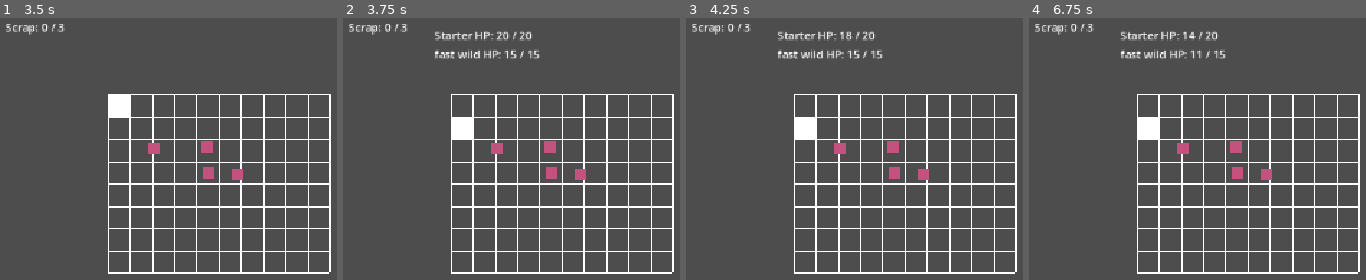
Above: before the commit, frames 1-4 (left to right).
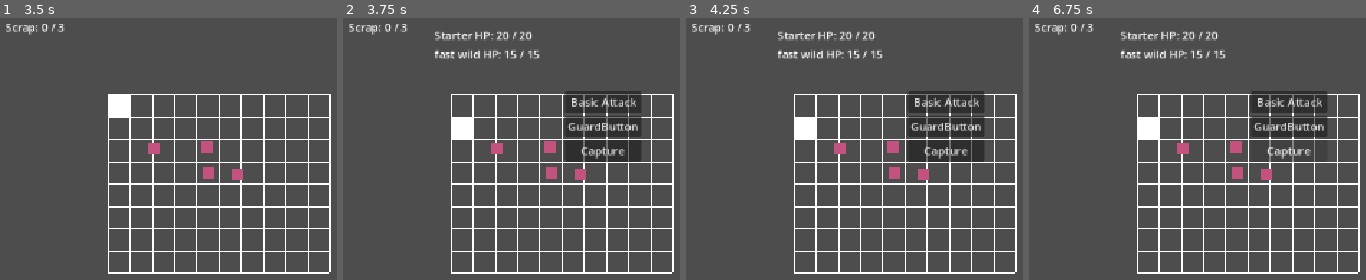
Above: after the commit, the same moments.

Repository: LionNaiman/Scraptures
Game: Godot game, scene res://scenes/main.tscn
Same seed, same stepped clock (60 frames per second), same inputs: the game is played once before the commit and once after it.
Inputs (mouse positions are in pixels of both pictures, inside the frame that each line leads up to):
- Up to frame 1 (3.5 s): tap Enter at 0.5, 2 s; hold D (move_right) 0.53-1.28 s; hold A (battle_basic_attack, bound only before the commit) 0.53-1.28 s; tap G (battle_guard, bound only before the commit) at 0.8, 1.35, 2.3, 2.85 s; tap Space at 1.25, 2.75 s; hold S (move_down) 1.28-2.03 s; tap A (battle_basic_attack, bound only before the commit) at 1.55, 3.05 s; hold D (move_right) 2.03-2.78 s; hold A (battle_basic_attack, bound only before the commit) 2.03-2.78 s; hold W (move_up) from 2.78 s (still down)
- Up to frame 2 (3.75 s): tap Enter at 3.5 s; release W (move_up) at 3.53 s; hold S (move_down) from 3.53 s (still down); hold B (test_battle) from 3.53 s (still down)
- Up to frame 3 (4.25 s): keep holding S (move_down); keep holding B (test_battle); tap G (battle_guard, bound only before the commit) at 3.8 s; tap I (inventory) at 4.15 s
- Up to frame 4 (6.75 s): release S (move_down) at 4.25 s; release B (test_battle) at 4.25 s; click (1288, 101) at 4.25 s, where only the run after the commit has a clickable "Basic Attack"; click (1288, 125) at 5 s, where only the run after the commit has a clickable "GuardButton"; click (1288, 151) at 5.75 s, where only the run after the commit has a clickable "Capture"; tap Space at 6.5 s; hold S (move_down) from 6.53 s (still down); tap A (battle_basic_attack, bound only before the commit) at 6.6 s

Frame 1 is identical in both runs. In frame 2, 5.0% of the frame differs, in the area x 65-89%, y 27-55%; in frame 3, 5.1%, in the area x 45-89%, y 5-55%; in frame 4, 3.7%.

Commit message:
Complete Week 4 module moves and capture

Diff:
--- a/project.godot
+++ b/project.godot
@@ -56,16 +56,6 @@
 "events": [Object(InputEventKey,"resource_local_to_scene":false,"resource_name":"","device":16,"window_id":0,"alt_press …(190 unchanged characters)…
 ]
 }
-battle_basic_attack={
-"deadzone": 0.2,
-"events": [Object(InputEventKey,"resource_local_to_scene":false,"resource_name":"","device":16,"window_id":0,"alt_pressed":false,"shift_pressed":false,"ctrl_pressed":false,"meta_pressed":false,"pressed":false,"keycode":0,"physical_keycode":65,"key_label":0,"unicode":0,"location":0,"echo":false,"script":null)
-]
-}
-battle_guard={
-"deadzone": 0.2,
-"events": [Object(InputEventKey,"resource_local_to_scene":false,"resource_name":"","device":16,"window_id":0,"alt_pressed":false,"shift_pressed":false,"ctrl_pressed":false,"meta_pressed":false,"pressed":false,"keycode":0,"physical_keycode":71,"key_label":0,"unicode":0,"location":0,"echo":false,"script":null)
-]
-}
 
 [physics]
 
--- a/resources/modules/armor_plate.tres
+++ b/resources/modules/armor_plate.tres
@@ -1,9 +1,11 @@
 [gd_resource type="Resource" script_class="ModuleDefinition" format=3 uid="uid://ceq3d6m8ybcja"]
 
+[ext_resource type="Resource" uid="uid://1mvj3opof7ae" path="res://resources/moves/brace.tres" id="1_iwemt"]
 [ext_resource type="Script" uid="uid://c7n34hvsqloye" path="res://scripts/modules/module_definition.gd" id="1_owhxt"]
 
 [resource]
 script = ExtResource("1_owhxt")
 display_name = "Armor Plate"
 max_health_bonus = 10
+granted_move = ExtResource("1_iwemt")
 metadata/_custom_type_script = "uid://c7n34hvsqloye"
--- a/resources/modules/battery.tres
+++ b/resources/modules/battery.tres
@@ -1,8 +1,10 @@
 [gd_resource type="Resource" script_class="ModuleDefinition" format=3 uid="uid://b52gfnih0jcfd"]
 
+[ext_resource type="Resource" uid="uid://dhyhwwxo00q8k" path="res://resources/moves/battery_arc.tres" id="1_37i7f"]
 [ext_resource type="Script" uid="uid://c7n34hvsqloye" path="res://scripts/modules/module_definition.gd" id="1_m6s5u"]
 
 [resource]
 script = ExtResource("1_m6s5u")
 display_name = "Battery"
+granted_move = ExtResource("1_37i7f")
 metadata/_custom_type_script = "uid://c7n34hvsqloye"
--- a/resources/modules/engine.tres
+++ b/resources/modules/engine.tres
@@ -1,5 +1,6 @@
 [gd_resource type="Resource" script_class="ModuleDefinition" format=3 uid="uid://cx1w0b7c0nuw"]
 
+[ext_resource type="Resource" uid="uid://6xvi2lmgs6gx" path="res://resources/moves/engine_ram.tres" id="1_a4gn2"]
 [ext_resource type="Script" uid="uid://c7n34hvsqloye" path="res://scripts/modules/module_definition.gd" id="1_n2snp"]
 
 [resource]
@@ -7,4 +8,5 @@
 script = ExtResource("1_n2snp")
 display_name = "Engine"
 speed_bonus = 2
+granted_move = ExtResource("1_a4gn2")
 metadata/_custom_type_script = "uid://c7n34hvsqloye"
--- /dev/null
+++ b/resources/moves/battery_arc.tres
@@ -0,0 +1,9 @@
+[gd_resource type="Resource" script_class="MoveDefinition" format=3 uid="uid://dhyhwwxo00q8k"]
+
+[ext_resource type="Script" uid="uid://c8p2yw6s5nq3b" path="res://scripts/moves/move_definition.gd" id="1_dew1w"]
+
+[resource]
+script = ExtResource("1_dew1w")
+display_name = "Arc Pulse"
+damage = 5
+metadata/_custom_type_script = "uid://c8p2yw6s5nq3b"
--- /dev/null
+++ b/resources/moves/brace.tres
@@ -0,0 +1,9 @@
+[gd_resource type="Resource" script_class="MoveDefinition" format=3 uid="uid://1mvj3opof7ae"]
+
+[ext_resource type="Script" uid="uid://c8p2yw6s5nq3b" path="res://scripts/moves/move_definition.gd" id="1_775vk"]
+
+[resource]
+script = ExtResource("1_775vk")
+display_name = "Brace"
+move_kind = 1
+metadata/_custom_type_script = "uid://c8p2yw6s5nq3b"
--- /dev/null
+++ b/resources/moves/engine_ram.tres
@@ -0,0 +1,8 @@
+[gd_resource type="Resource" script_class="MoveDefinition" format=3 uid="uid://6xvi2lmgs6gx"]
+
+[ext_resource type="Script" uid="uid://c8p2yw6s5nq3b" path="res://scripts/moves/move_definition.gd" id="1_mr8hj"]
+
+[resource]
+script = ExtResource("1_mr8hj")
+display_name = "Engine Ram"
+damage = 6
--- a/scenes/Battle/Battle.tscn
+++ b/scenes/Battle/Battle.tscn
@@ -24,3 +24,35 @@
 
 [node name="ResultLabel" type="Label" parent="BattleUI/HealthDisplay" unique_id=1432090024]
 layout_mode = 2
+
+[node name="ActionMenu" type="VBoxContainer" parent="BattleUI" unique_id=455589243]
+offset_left = 324.0
+offset_top = 114.0
+offset_right = 411.0
+offset_bottom = 213.0
+
+[node name="BasicAttackButton" type="Button" parent="BattleUI/ActionMenu" unique_id=1773785302]
+layout_mode = 2
+text = "Basic Attack"
+
+[node name="GuardButton" type="Button" parent="BattleUI/ActionMenu" unique_id=151897702]
+layout_mode = 2
+text = "GuardButton"
+
+[node name="CaptureButton" type="Button" parent="BattleUI/ActionMenu" unique_id=264168664]
+layout_mode = 2
+text = "Capture"
+
+[node name="ModuleMove1Button" type="Button" parent="BattleUI/ActionMenu" unique_id=1224242716]
+layout_mode = 2
+text = "Module Move"
+
+[node name="ModuleMove2Button" type="Button" parent="BattleUI/ActionMenu" unique_id=986066031]
+layout_mode = 2
+text = "Module Move 2"
+
+[connection signal="pressed" from="BattleUI/ActionMenu/BasicAttackButton" to="." method="_on_basic_attack_button_pressed"]
+[connection signal="pressed" from="BattleUI/ActionMenu/GuardButton" to="." method="_on_guard_button_pressed"]
+[connection signal="pressed" from="BattleUI/ActionMenu/CaptureButton" to="." method="_on_capture_button_pressed"]
+[connection signal="pressed" from="BattleUI/ActionMenu/ModuleMove1Button" to="." method="_on_module_move_1_button_pressed"]
+[connection signal="pressed" from="BattleUI/ActionMenu/ModuleMove2Button" to="." method="_on_module_move_2_button_pressed"]
--- a/scenes/ui/InventoryScreen.tscn
+++ b/scenes/ui/InventoryScreen.tscn
@@ -18,6 +18,13 @@
 offset_bottom = 40.0
 
 [node name="Content" type="VBoxContainer" parent="Panel" unique_id=1327367449]
+layout_mode = 2
+
+[node name="PartyTitle" type="Label" parent="Panel/Content" unique_id=195926015]
+layout_mode = 2
+text = "Party"
+
+[node name="PartyOptionButton" type="OptionButton" parent="Panel/Content" unique_id=742067863]
 layout_mode = 2
 
 [node name="AvailableModulesTitle" type="Label" parent="Panel/Content" unique_id=551685738]
@@ -45,6 +52,7 @@
 visible = true
 layout_mode = 2
 
+[connection signal="item_selected" from="Panel/Content/PartyOptionButton" to="." method="_on_party_option_button_item_selected"]
 [connection signal="item_selected" from="Panel/Content/AvailableModulesOptionButton" to="." method="_on_available_modules_option_button_item_selected"]
 [connection signal="pressed" from="Panel/Content/EquipButton" to="." method="_on_equip_button_pressed"]
 [connection signal="item_selected" from="Panel/Content/EquippedModulesOptionButton" to="." method="_on_equipped_modules_option_button_item_selected"]
--- a/scripts/Battle/battle.gd
+++ b/scripts/Battle/battle.gd
@@ -1,6 +1,7 @@
 class_name Battle
 extends Node
 signal battle_ended
+signal scrapture_captured(scrapture: ScraptureRuntime)
 
 enum BattleState {
 	INACTIVE,
@@ -11,7 +12,8 @@
 
 enum BattleAction {
 	BASIC_ATTACK,
-	GUARD
+	GUARD,
+	GRANTED_MOVE
 }
 
 const BASIC_ATTACK_DAMAGE: int = 4
@@ -30,8 +32,17 @@
 @onready var result_label: Label = (
 	$BattleUI/HealthDisplay/ResultLabel
 )
-@onready var battle_ui: CanvasLayer = $BattleUI
-
+@onready var battle_ui: CanvasLayer = $BattleUI # UI layer for the battle UI
+@onready var module_move_1_button: Button = (
+	$BattleUI/ActionMenu/ModuleMove1Button
+)
+@onready var module_move_2_button: Button = (
+	$BattleUI/ActionMenu/ModuleMove2Button
+)
+
+@onready var action_menu: VBoxContainer = (
+	$BattleUI/ActionMenu
+)
 
 
 
@@ -45,8 +56,10 @@
 	player: ScraptureRuntime,
 	enemy: ScraptureRuntime
 ) -> void:
+	action_menu.visible = true
 	player_scrapture = player
 	enemy_scrapture = enemy
+	update_module_move_buttons()
 	battle_ui.visible = true
 	current_state = BattleState.WAITING_FOR_PLAYER_ACTION
 	result_label.text = ""
@@ -59,6 +72,10 @@
 	)
 
 	print("Waiting for player action.")
+	var granted_moves: Array[MoveDefinition] = player_scrapture.get_granted_moves()
+
+	for move: MoveDefinition in granted_moves:
+		print("Granted move: ", move.display_name)
 	update_health_display()
 	result_label.text = ""
 
@@ -97,8 +114,8 @@
 ) -> void:
 	if current_state == BattleState.ENDED:
 		return
+
 	defender.take_damage(damage)
-
 
 	print(
 		attacker.definition.display_name,
@@ -114,6 +131,7 @@
 		" HP: ",
 		defender.current_health
 	)
+
 	if defender.is_defeated():
 		print(
 			defender.definition.display_name,
@@ -121,10 +139,15 @@
 		)
 		end_battle(defender)
 
+func get_guarded_damage(damage: int) -> int:
+	return maxi(1, int(damage * 0.5))
+
+
+
 
 func end_battle(defeated_scrapture: ScraptureRuntime) -> void:
 	current_state = BattleState.ENDED
-
+	action_menu.visible = false
 	if defeated_scrapture == enemy_scrapture:
 		print("Player won the battle.")
 		result_label.text = "Victory!"
@@ -143,8 +166,17 @@
 
 
 
-func perform_round(player_action: BattleAction) -> void:
+func perform_round(
+	player_action: BattleAction,
+	selected_move: MoveDefinition = null
+) -> void:
 	if current_state != BattleState.WAITING_FOR_PLAYER_ACTION:
+		return
+	if (
+		player_action == BattleAction.GRANTED_MOVE
+		and selected_move == null
+	):
+
 		return
 
 	current_state = BattleState.RESOLVING
@@ -187,7 +219,8 @@
 		perform_basic_attack(
 			player_scrapture,
 			enemy_scrapture,
-			GUARDED_DAMAGE
+			get_guarded_damage(BASIC_ATTACK_DAMAGE)
+
 		)
 
 	elif (
@@ -197,13 +230,165 @@
 		perform_basic_attack(
 			enemy_scrapture,
 			player_scrapture,
-			GUARDED_DAMAGE
-		)
-
-	update_health_display()
+			get_guarded_damage(BASIC_ATTACK_DAMAGE)
+		)
+	elif (
+		player_action == BattleAction.GRANTED_MOVE
+		and enemy_action == BattleAction.GUARD
+	):
+
+
+		print(
+			player_scrapture.definition.display_name,
+			" uses ",
+			selected_move.display_name,
+			"."
+		)
+
+		perform_basic_attack(
+			player_scrapture,
+			enemy_scrapture,
+			get_guarded_damage(selected_move.damage)
+		)
+	elif (
+		player_action == BattleAction.GRANTED_MOVE
+		and enemy_action == BattleAction.BASIC_ATTACK
+	):
+		var first_scrapture: ScraptureRuntime = get_first_scrapture()
+
+		if first_scrapture == player_scrapture:
+			print(
+				player_scrapture.definition.display_name,
+				" uses ",
+				selected_move.display_name,
+				"."
+			)
+
+			perform_basic_attack(
+				player_scrapture,
+				enemy_scrapture,
+				selected_move.damage
+			)
+
+			if current_state != BattleState.ENDED:
+				perform_basic_attack(
+					enemy_scrapture,
+					player_scrapture
+				)
+
+		else:
+			perform_basic_attack(
+				enemy_scrapture,
+				player_scrapture
+			)
+
+			if current_state != BattleState.ENDED:
+				print(
+					player_scrapture.definition.display_name,
+					" uses ",
+					selected_move.display_name,
+					"."
+				)
+
+				perform_basic_attack(
+					player_scrapture,
+					enemy_scrapture,
+					selected_move.damage
+				)
+
+		update_health_display()
 
 	if current_state != BattleState.ENDED:
 		current_state = BattleState.WAITING_FOR_PLAYER_ACTION
+
+func perform_granted_move_round(
+	move: MoveDefinition = null
+) -> void:
+	if current_state != BattleState.WAITING_FOR_PLAYER_ACTION:
+		return
+
+	var granted_moves: Array[MoveDefinition] = (
+		player_scrapture.get_granted_moves()
+	)
+
+	if granted_moves.is_empty():
+		print("No module-granted move available.")
+		return
+
+	var selected_move: MoveDefinition = move
+
+	if selected_move == null:
+		selected_move = granted_moves[0]
+
+	if not granted_moves.has(selected_move):
+		print("Move is not currently available.")
+		return
+
+	if selected_move.move_kind == MoveDefinition.MoveKind.GUARD:
+		print(
+			player_scrapture.definition.display_name,
+			" uses ",
+			selected_move.display_name,
+			"."
+		)
+
+		perform_round(BattleAction.GUARD)
+		return
+
+	perform_round(
+		BattleAction.GRANTED_MOVE,
+		selected_move
+	)
+
+func can_capture_enemy() -> bool: # check if the enemy is close to being defeated
+	if enemy_scrapture == null:
+		return false
+
+	if enemy_scrapture.is_defeated():
+		return false
+
+	var capture_threshold: float = (
+		enemy_scrapture.get_final_max_health() * 0.30
+	)
+
+	return enemy_scrapture.current_health <= capture_threshold
+
+func perform_capture_attempt() -> void:
+	if current_state != BattleState.WAITING_FOR_PLAYER_ACTION:
+		return
+
+	if not can_capture_enemy():
+		print("Capture failed. Weaken the enemy first.")
+		return
+
+	current_state = BattleState.ENDED
+	action_menu.visible = false
+	print(
+		"Captured ",
+		enemy_scrapture.definition.display_name,
+		"!"
+	)
+
+	result_label.text = "Captured!"
+
+	scrapture_captured.emit(enemy_scrapture)
+	battle_ended.emit()
+
+func perform_granted_move_at_index(index: int) -> void:
+	if current_state != BattleState.WAITING_FOR_PLAYER_ACTION:
+		return
+
+	var granted_moves: Array[MoveDefinition] = (
+		player_scrapture.get_granted_moves()
+	)
+
+	if index < 0 or index >= granted_moves.size():
+		print("No granted move at index: ", index)
+		return
+
+	var selected_move: MoveDefinition = granted_moves[index]
+
+	perform_granted_move_round(selected_move)
 
 
 #----------------------------- UI ---------------------------
@@ -224,3 +409,41 @@
 		+ " / "
 		+ str(enemy_scrapture.get_final_max_health())
 	)
+
+func update_module_move_buttons() -> void:
+	var granted_moves: Array[MoveDefinition] = (
+		player_scrapture.get_granted_moves()
+	)
+
+	module_move_1_button.visible = false
+	module_move_2_button.visible = false
+
+	if granted_moves.size() >= 1:
+		module_move_1_button.visible = true
+		module_move_1_button.text = (
+			granted_moves[0].display_name
+		)
+
+	if granted_moves.size() >= 2:
+		module_move_2_button.visible = true
+		module_move_2_button.text = (
+			granted_moves[1].display_name
+		)
+
+func _on_basic_attack_button_pressed() -> void:
+	perform_basic_attack_round()
+
+
+func _on_guard_button_pressed() -> void:
+	perform_guard_round()
+
+func _on_capture_button_pressed() -> void:
+	perform_capture_attempt()
+
+
+func _on_module_move_1_button_pressed() -> void:
+	perform_granted_move_at_index(0)
+
+
+func _on_module_move_2_button_pressed() -> void:
+	perform_granted_move_at_index(1)
--- a/scripts/main.gd
+++ b/scripts/main.gd
@@ -8,6 +8,8 @@
 var module_inventory: ModuleInventory = ModuleInventory.new() #this is the array that will be used to store the collected modules
 @export var starter_definition: ScraptureDefinition #this is the definition that will be used to store the starter scrapture
 var starter_scrapture: ScraptureRuntime #this is the scrapture that will be used to store the starter scrapture
+var scrapture_party: Array[ScraptureRuntime] = []
+var selected_scrapture: ScraptureRuntime #this is the scrapture that will be used to store the selected scrapture
 @export var fast_wild_definition: ScraptureDefinition #enemy var
 var enemy_scrapture: ScraptureRuntime
 @onready var inventory_screen: InventoryScreen = $InventoryScreen
@@ -20,16 +22,19 @@
 	update_scrap_label() #display the label text right away
 	create_starter_scrapture() #create the starter scrapture
 	battle.battle_ended.connect(_on_battle_ended) #battle ended signal connection
+	battle.scrapture_captured.connect(_on_scrapture_captured) #scrapture captured signal connection
 
 
 
 
 	# Display the scrapture and inventory
-	inventory_screen.display_scrapture(starter_scrapture) # Display the scrapture in the inventory screen
+	inventory_screen.display_scrapture(selected_scrapture) # Display the scrapture in the inventory screen
 	inventory_screen.display_inventory(module_inventory)
 	inventory_screen.equip_requested.connect(_on_equip_requested) #connect the equip requested signal to the _on_equip_requested function
 	inventory_screen.unequip_requested.connect(_on_unequip_requested) #connect the unequip requested signal to the _on_unequip_requested function
-
+	inventory_screen.scrapture_selected.connect(
+	_on_scrapture_selected
+)
 func _on_unequip_requested(module: ModuleDefinition) -> void:
 	var unequipped_successfully: bool = try_unequip_module_to_inventory(module)
 
@@ -42,10 +47,41 @@
 
 func _on_battle_ended() -> void:
 	player.set_process_unhandled_input(true)
-
-
-
-
+	print_party()
+
+func _on_scrapture_captured(scrapture: ScraptureRuntime) -> void:
+	if scrapture == null:
+		return
+
+	if scrapture_party.has(scrapture):
+		return
+
+	scrapture_party.append(scrapture)
+	inventory_screen.display_party(scrapture_party)
+
+	print(
+		"Added to party: ",
+		scrapture.definition.display_name
+	)
+
+	print(
+		"Party size: ",
+		scrapture_party.size()
+	)
+
+func _on_scrapture_selected(
+	scrapture: ScraptureRuntime
+) -> void:
+	if not scrapture_party.has(scrapture):
+		return
+
+	selected_scrapture = scrapture
+
+	inventory_screen.display_scrapture(
+		selected_scrapture
+	)
+
+	inventory_screen.show_feedback("")
 func _on_equip_requested(module: ModuleDefinition) -> void:
 	var equipped_successfully: bool = try_equip_module_from_inventory(module)
 
@@ -57,7 +93,7 @@
 
 	inventory_screen.show_feedback("")
 	inventory_screen.display_inventory(module_inventory)
-	inventory_screen.display_scrapture(starter_scrapture)
+	inventory_screen.display_scrapture(selected_scrapture)
 
 func create_starter_scrapture() -> void: #this is the function that will be called to create the starter scrapture
 	if starter_definition == null:
@@ -66,7 +102,8 @@
 
 	starter_scrapture = ScraptureRuntime.new()
 	starter_scrapture.initialize(starter_definition)
-
+	scrapture_party.append(starter_scrapture)
+	selected_scrapture = starter_scrapture
 	print("Starter: ", starter_scrapture.definition.display_name)
 	print("Starting health: ", starter_scrapture.current_health)
 
@@ -91,6 +128,13 @@
 		battle.perform_basic_attack_round()
 	if event.is_action_pressed("battle_guard"):
 		battle.perform_guard_round()
+	if event.is_action_pressed("battle_module_move"):
+		battle.perform_granted_move_at_index(0)
+	if event.is_action_pressed("battle_module_move_2"):
+		battle.perform_granted_move_at_index(1)
+	if event.is_action_pressed("battle_capture"):
+		battle.perform_capture_attempt()
+
 
 
 func connect_module_pickup_signals() -> void:
@@ -130,28 +174,54 @@
 
 
 
-func try_equip_module_from_inventory(module: ModuleDefinition) -> bool: #this is the function that will be called to try to equip a module from the inventory
+func try_equip_module_from_inventory(
+	module: ModuleDefinition
+) -> bool:
+	if selected_scrapture == null:
+		return false
+
 	if not module_inventory.has_module(module):
 		return false
 
-	if not starter_scrapture.can_equip_module(module):
+	if not selected_scrapture.can_equip_module(module):
 		return false
 
 	module_inventory.remove_module(module)
-	starter_scrapture.equip_module(module)
+	selected_scrapture.equip_module(module)
 
 	return true
 
 
 
 
-func try_unequip_module_to_inventory(module: ModuleDefinition) -> bool:
-	if not starter_scrapture.unequip_module(module):
+func try_unequip_module_to_inventory(
+	module: ModuleDefinition
+) -> bool:
+	if selected_scrapture == null:
+		return false
+
+	if not selected_scrapture.unequip_module(module):
 		return false
 
 	module_inventory.add_module(module)
 
 	return true
+
+
+func print_party() -> void:
+	print("----- PARTY -----")
+
+	for scrapture: ScraptureRuntime in scrapture_party:
+		print(
+			scrapture.definition.display_name,
+			" HP: ",
+			scrapture.current_health,
+			" / ",
+			scrapture.get_final_max_health()
+		)
+
+	print("Party size: ", scrapture_party.size())
+	print("-----------------")
 
 
 func start_test_battle() -> void:
--- a/scripts/modules/module_definition.gd
+++ b/scripts/modules/module_definition.gd
@@ -6,3 +6,4 @@
 @export var capacity_cost: int = 1
 @export var speed_bonus: int = 0
 @export var max_health_bonus: int = 0
+@export var granted_move: MoveDefinition
--- /dev/null
+++ b/scripts/moves/move_definition.gd
@@ -0,0 +1,10 @@
+class_name MoveDefinition
+extends Resource
+enum MoveKind {
+	DAMAGE,
+	GUARD
+}
+
+@export var display_name: String = ""
+@export var damage: int = 0
+@export var move_kind: MoveKind = MoveKind.DAMAGE
--- a/scripts/scraptures/scrapture_runtime.gd
+++ b/scripts/scraptures/scrapture_runtime.gd
@@ -64,3 +64,12 @@
 
 func is_defeated() -> bool:
 	return current_health <= 0
+
+func get_granted_moves() -> Array[MoveDefinition]:
+	var moves: Array[MoveDefinition] = []
+
+	for module: ModuleDefinition in equipped_modules:
+		if module.granted_move != null:
+			moves.append(module.granted_move)
+
+	return moves
--- a/scripts/ui/inventory_screen.gd
+++ b/scripts/ui/inventory_screen.gd
@@ -2,7 +2,7 @@
 extends Control
 signal equip_requested(module: ModuleDefinition)
 signal unequip_requested(module: ModuleDefinition)
-
+signal scrapture_selected(scrapture: ScraptureRuntime)
 
 
 
@@ -26,12 +26,15 @@
 @onready var feedback_label: Label = (
 	$Panel/Content/FeedbackLabel
 )
+@onready var party_option_button: OptionButton = (
+	$Panel/Content/PartyOptionButton
+)
 
 var selected_module: ModuleDefinition
 var displayed_modules: Array[ModuleDefinition] = []
 var selected_equipped_module: ModuleDefinition
 var displayed_equipped_modules: Array[ModuleDefinition] = []
-
+var displayed_scraptures: Array[ScraptureRuntime] = []
 
 func show_feedback(message: String) -> void:
 	feedback_label.text = message
@@ -74,6 +77,7 @@
 
 	selected_equipped_module = displayed_equipped_modules[0] #this is the command that will be sent to the selected equipped module variable to display the first equipped module
 
+
 func _on_equip_button_pressed() -> void: # Function to equip a module
 	if selected_module == null: #this is the command that will be sent to the selected module variable
 		return
@@ -93,3 +97,25 @@
 
 func _on_equipped_modules_option_button_item_selected(index: int) -> void:
 	selected_equipped_module = displayed_equipped_modules[index]
+
+
+func display_party(party: Array[ScraptureRuntime]) -> void: # Function to display the party option button and the scraptures in the party
+	displayed_scraptures = party
+	party_option_button.clear()
+
+	if displayed_scraptures.is_empty():
+		party_option_button.disabled = true
+		return
+
+	party_option_button.disabled = false
+
+	for scrapture: ScraptureRuntime in displayed_scraptures:
+		party_option_button.add_item(
+			scrapture.definition.display_name
+		)
+
+func _on_party_option_button_item_selected(index: int) -> void:
+	if index < 0 or index >= displayed_scraptures.size():
+		return
+
+	scrapture_selected.emit(displayed_scraptures[index])
Not shown, added: scripts/moves/move_definition.gd.uid
Not shown, added: docs/Scraptures_Session_Progress_Log 31.7.md
Not shown, added: docs/Scraptures_Session_Progress_Log_2026-08-25.md
Not shown, added: docs/Scraptures_Session_Progress_Log_2026-08-26.md
Not shown, added: docs/Scraptures_Session_Progress_Log_2026-08-26_Session_6.md
Not shown, added: docs/Scraptures_Session_Progress_Log_2026-09-08_Session_8.md
